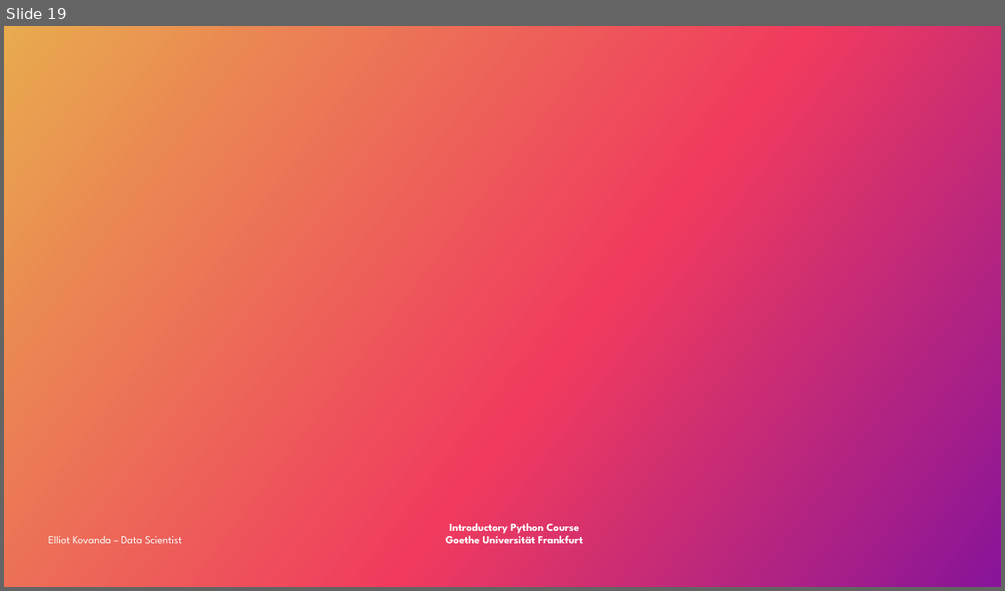
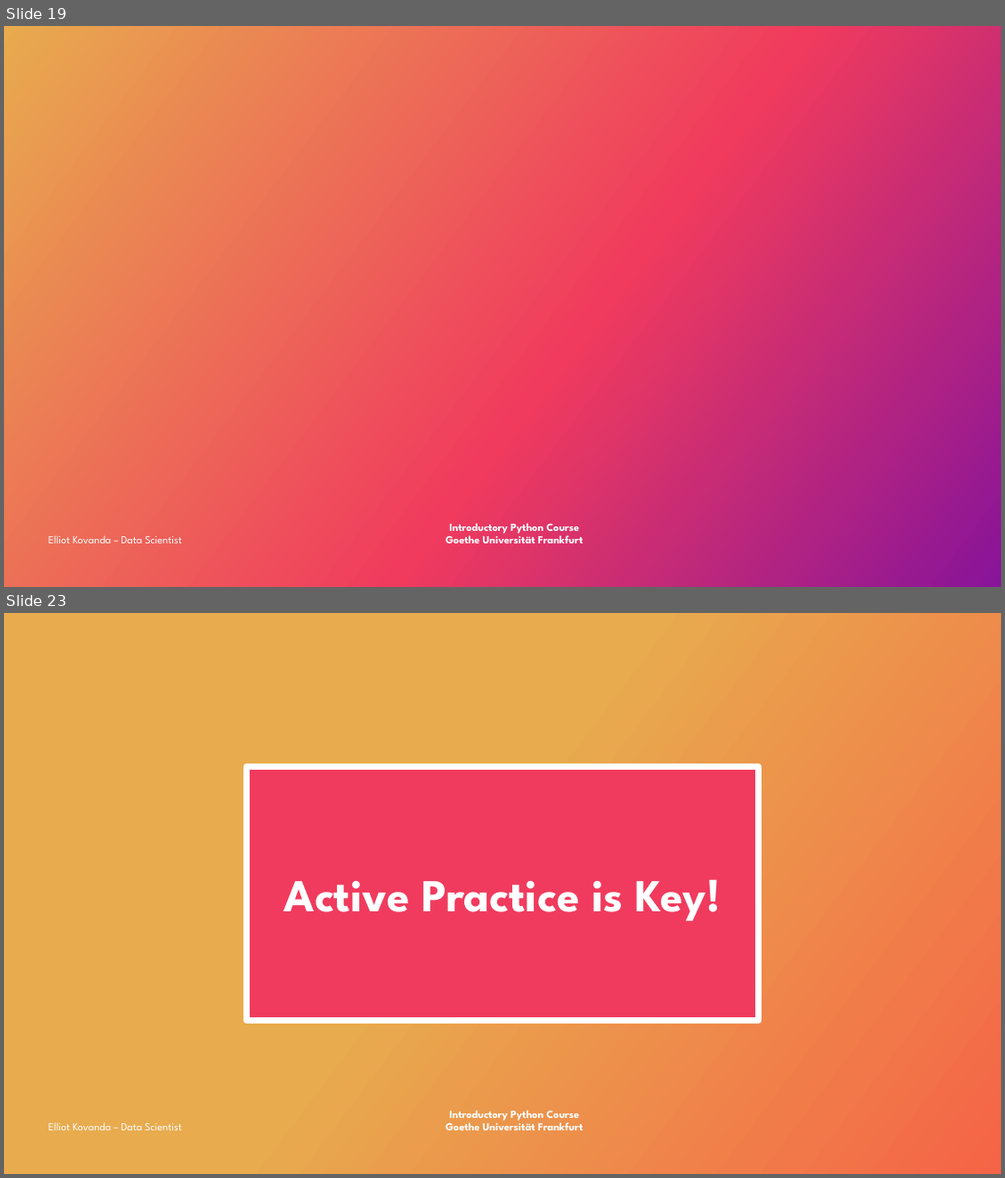
Before and after one commit to ekovanda/python_data_intro_short, a slide deck: Introduction_to_Python_for_Data_Analytics.pptx. Shown one above the other, each under a label of ours: slide 19 before the commit, slides 19 and 23 after it; the slides between them are not shown. The pictures are 1005x591 and 1005x1178 pixels, drawn with LibreOffice and Linux fonts; fonts in the diff are those of the drawing; background and template pictures are left out. Boxes give left, top, right and bottom in pixels: in the first picture for what was removed or moved away, otherwise in the second. Text is boxed around its words. In the diff, an @@ line names an element or a change of style, - is before the commit and + after.

```diff
--- a/Introduction_to_Python_for_Data_Analytics.pptx
+++ b/Introduction_to_Python_for_Data_Analytics.pptx
@@ slide 23 added at (4, 613, 1001, 1174), background gradient #E8AB4E to #F56447; not listed: 1 template element that a slide beside it also shows @@
@@ rectangle added at (247, 766, 759, 1021), fill #F03B5E, outline #FFFFFF 6 pt, 44 pt, text #FFFFFF, bold @@
+Active Practice is Key!
@@ text added at (48, 1122, 182, 1130), 10.5 pt, text #FFFFFF @@
+Elliot Kovanda – Data Scientist
```
Also in this commit, not shown: 4 other slides added.
